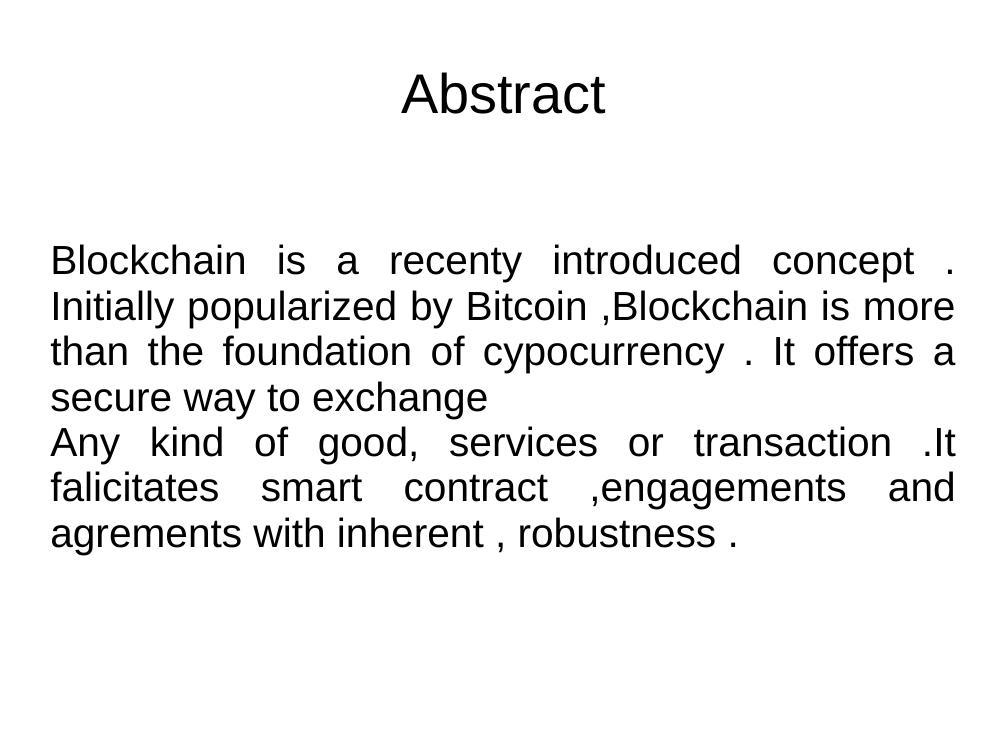
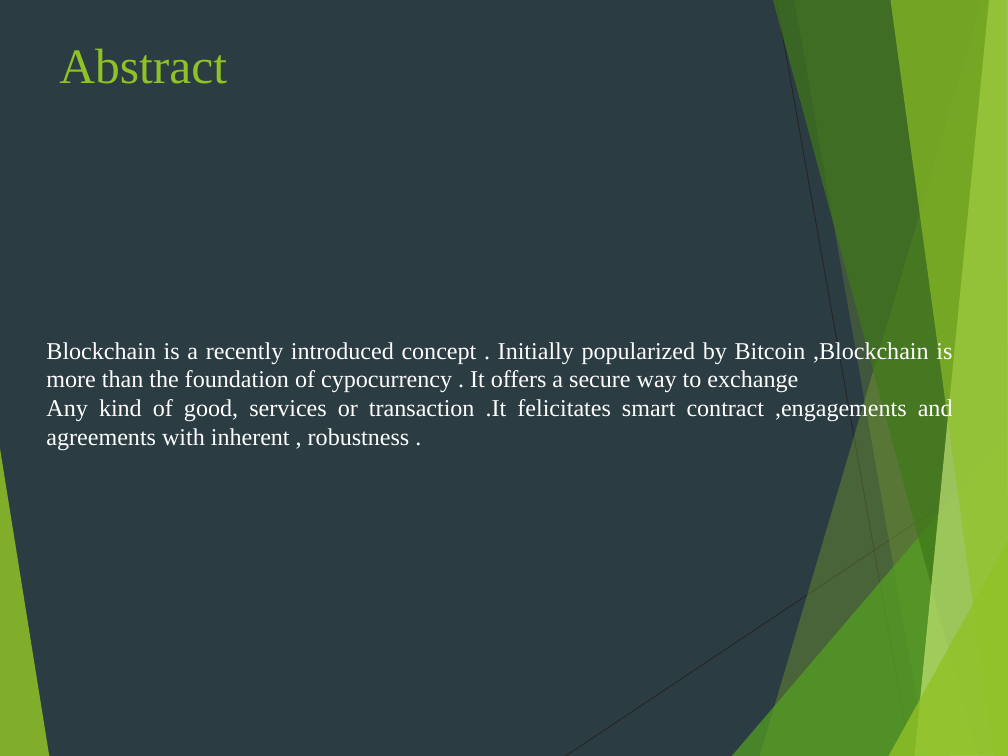
Before and after one commit to ayushbansal323/TE, a slide deck: slide 3 of Seminar/seminar1.ppt. Drawn at 1008x756 pixels with LibreOffice and Linux fonts; fonts in the diff are those of the drawing. Boxes give left, top, right and bottom in pixels: in the first picture for what was removed or moved away, otherwise in the second. Text is boxed around its words. In the diff, an @@ line names an element or a change of style, - is before the commit and + after.

```diff
--- a/Seminar/seminar1.ppt
+++ b/Seminar/seminar1.ppt
@@ background #FFFFFF to #2C3C43 @@
@@ title "Abstract" at [59,48,227,84]: size 44 to 39 pt, font Arial to Times New Roman, text colour #000000 to #90C226; alignment centre to left; line spacing 0.93 to 1; vertical alignment middle to top @@
@@ subtitle at [46,340,953,451]: text changed; size 32 to 19 pt; font Arial to Times New Roman; text colour #000000 to #FFFFFF @@
-Blockchain is a recenty introduced concept . Initially popularized by Bitcoin ,Blockchain is more than the foundation of cypocurrency . It offers a secure way to exchange
-Any kind of good, services or transaction .It falicitates smart contract ,engagements and agrements with inherent , robustness .
+Blockchain is a recently introduced concept . Initially popularized by Bitcoin ,Blockchain is more than the foundation of cypocurrency . It offers a secure way to exchange
+Any kind of good, services or transaction .It felicitates smart contract ,engagements and agreements with inherent , robustness .
@@ group added at [0,0,1008,756]: 8 freeform shapes, 2 lines @@
```
Also in this commit, not shown: 9 other slides changed, 1 slide added, 3 other files.
